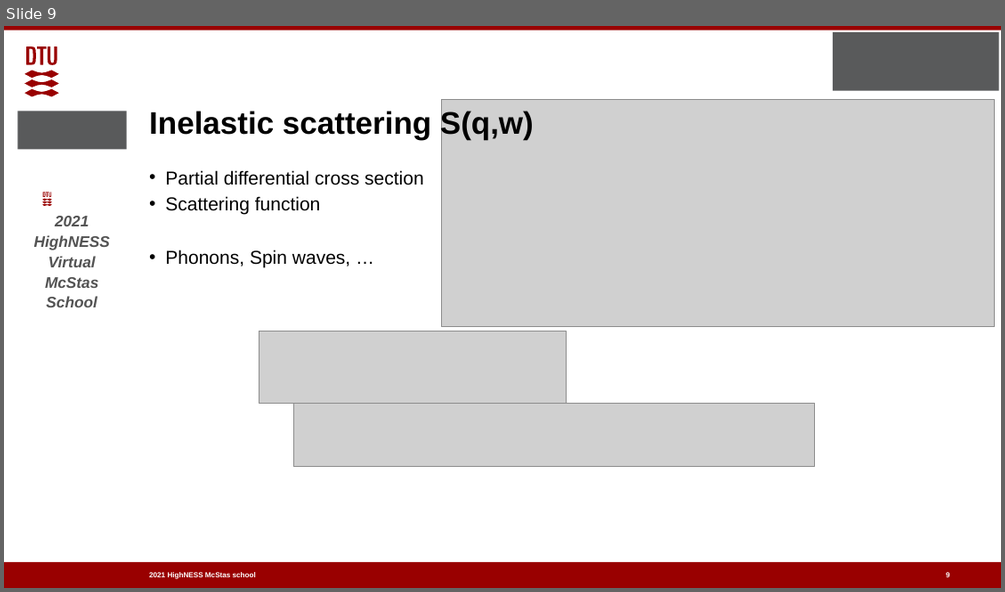
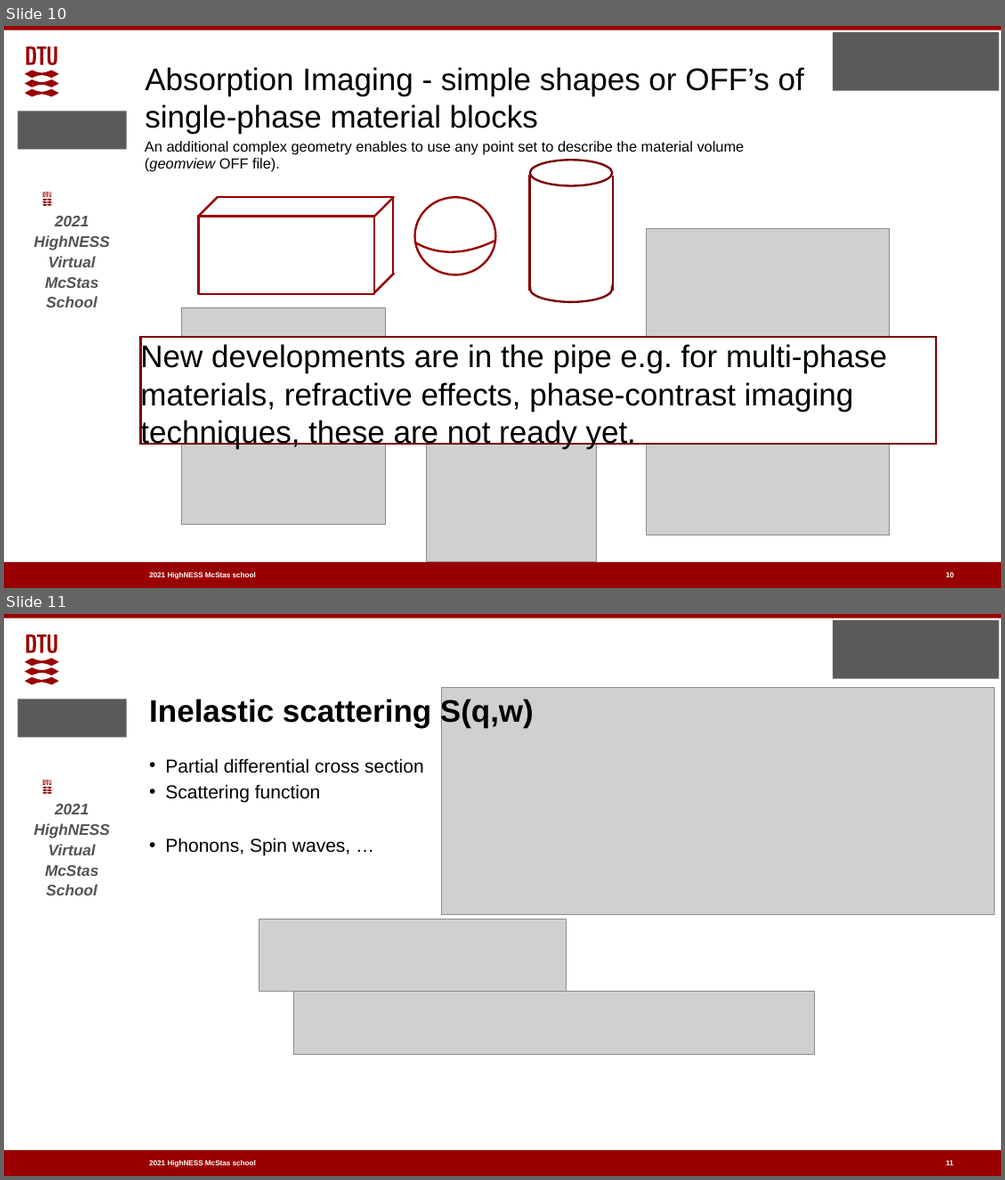
Before and after one commit to McStasMcXtrace/Schools, a slide deck: ESS_May_2021/Thursday_May_6th/2_Samples_II/More_samples.pptx. Shown one above the other, each under a label of ours: slide 9 before the commit, slides 10 and 11 after it. The pictures are 1005x592 and 1005x1180 pixels, drawn with LibreOffice and Linux fonts; fonts in the diff are those of the drawing; grey boxes stand for pictures; background and template pictures are left out. Boxes give left, top, right and bottom in pixels: in the first picture for what was removed or moved away, otherwise in the second. Text is boxed around its words. In the diff, an @@ line names an element or a change of style, - is before the commit and + after.

Commit message:
Add a slide on imaging

```diff
--- a/ESS_May_2021/Thursday_May_6th/2_Samples_II/More_samples.pptx
+++ b/ESS_May_2021/Thursday_May_6th/2_Samples_II/More_samples.pptx
@@ slide 10 added at [4, 26, 1001, 588], background #FFFFFF; not listed: 8 template elements that a slide beside it also shows @@
@@ text added at [145, 67, 804, 134], 30 pt, text #000000 @@
+Absorption Imaging - simple shapes or OFF’s of
+single-phase material blocks
@@ text added at [145, 141, 744, 172], 14 pt, text #000000 @@
+An additional complex geometry enables to use any point set to describe the material volume (geomview OFF file).
@@ line added from (529, 290) to (529, 175), #7A0000 2 pt @@
@@ ellipse added at [530, 160, 613, 186], outline #7A0000 2 pt @@
@@ line added from (613, 290) to (613, 175), #7A0000 2 pt @@
@@ line added from (198, 216) to (218, 197), #990000 2 pt @@
@@ line added from (394, 197) to (217, 197), #990000 2 pt @@
@@ line added from (373, 216) to (394, 197), #990000 2 pt @@
@@ line added from (393, 273) to (393, 198), #990000 2 pt @@
@@ ellipse added at [415, 197, 495, 274], fill #FFFFFF, outline #990000 2 pt @@
@@ rectangle added at [199, 216, 374, 294], fill #FFFFFF, outline #990000 2 pt @@
@@ picture added at [646, 228, 890, 534] @@
@@ freeform shape added at [415, 240, 496, 252], outline #990000 2 pt @@
@@ rectangle added at [531, 249, 611, 288], fill #FFFFFF @@
@@ line added from (373, 293) to (394, 273), #990000 2 pt @@
@@ ellipse added at [530, 276, 613, 302], outline #7A0000 2 pt @@
@@ picture added at [181, 308, 385, 524] @@
@@ rectangle added at [141, 337, 936, 443], fill #FFFFFF, outline #7A0000 2 pt, 30 pt, text #000000 @@
+New developments are in the pipe e.g. for multi-phase materials, refractive effects, phase-contrast imaging techniques, these are not ready yet.
@@ picture added at [426, 371, 596, 561] @@
@@ page number added at [946, 572, 954, 577], 7 pt, text #FFFFFF, bold @@
+10
@@ what was slide 9 is now slide 11 @@
@@ page number at [946, 1160, 954, 1165]: text changed @@
-9
+11
```
Also in this commit, not shown: 4 slides changed, 1 other slide added, 2 other files.
